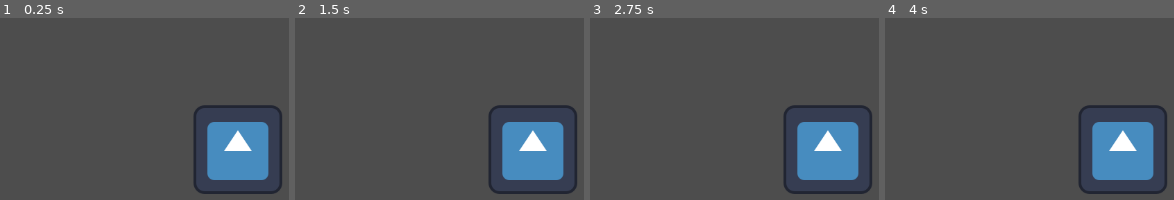
Above: before the commit, frames 1-4 (left to right).
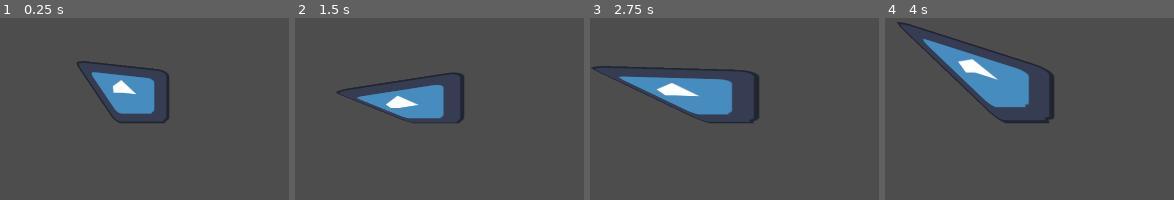
Above: after the commit, the same moments.

Repository: Nhanth123/shader-godot
Game: Godot game, scene res://scenes/shaders_101.tscn
Same seed, same stepped clock (60 frames per second), same inputs: the game is played once before the commit and once after it. The engine's default icon, where the game draws it, is replaced by a stand-in: a white triangle on a blue panel in a dark square.
Inputs:
- Up to frame 1 (0.25 s): no input
- Up to frame 2 (1.5 s): no input
- Up to frame 3 (2.75 s): no input
- Up to frame 4 (4 s): no input

The runs differ from the first frame. In frame 1, 13% of the frame differs, in the area x 26-98%, y 23-97%; in frame 2, 14%; in frame 3, 16%; in frame 4, 17%, in the area x 4-98%, y 2-97%.

Commit message:
Feature: sine and cosin in shader

Diff:
--- a/project.godot
+++ b/project.godot
@@ -14,3 +14,8 @@
 run/main_scene="res://scenes/shaders_101.tscn"
 config/features=PackedStringArray("4.3", "Forward Plus")
 config/icon="res://icon.svg"
+
+[display]
+
+window/size/viewport_width=1920
+window/size/viewport_height=1080
--- a/scripts/shader_101.gd
+++ b/scripts/shader_101.gd
@@ -1,5 +1,5 @@
 extends Node
 
-func _process(delta: float) -> void:
+func _process(_delta: float) -> void:
 	var TIME = Time.get_ticks_msec() / 1000.0
 	print("TIME: " + str(TIME))
--- a/shaders/basic.gdshader
+++ b/shaders/basic.gdshader
@@ -2,12 +2,11 @@
 
 void vertex()
 {
-	if(VERTEX.y > 0.0)
+	if(VERTEX.y < 0.0 && VERTEX.x < 0.0)
 	{
-		//VERTEX += vec2(-200, -50);
+		vec2 circle = vec2(cos(TIME) * 100.0, sin(TIME) * 100.0);
+		VERTEX += vec2(-200.0, -50.0) + circle;
 	}
-
-	VERTEX += vec2(TIME)
 
 }
 
